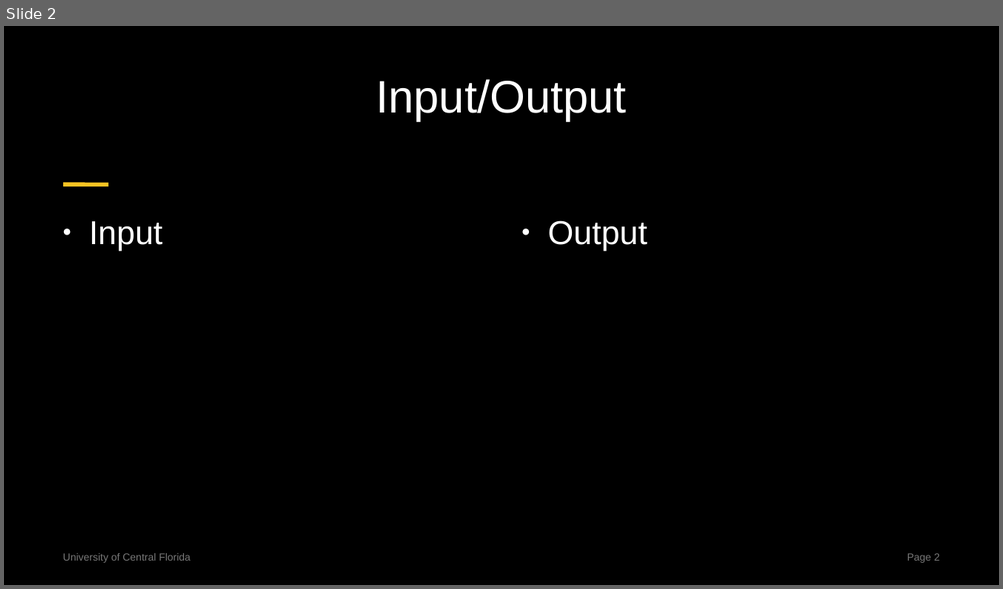
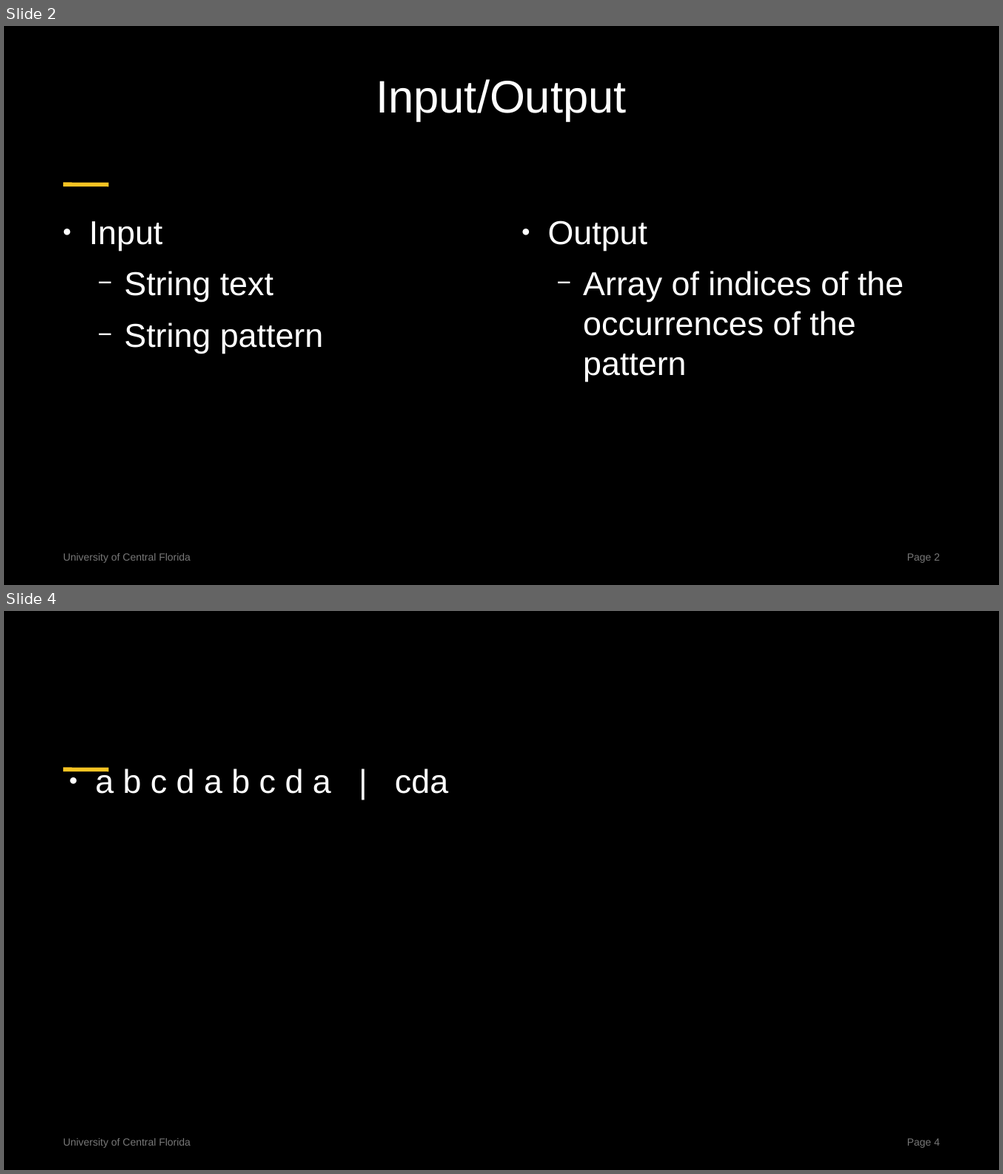
Before and after one commit to centuryhopper/Fall2022CourseContents, a slide deck: CAP6515/paper_presentation_files/rabin-karp-presentation.pptx. Shown one above the other, each under a label of ours: slide 2 before the commit, slides 2 and 4 after it; the slides between them are not shown. The pictures are 1003x589 and 1003x1174 pixels, drawn with LibreOffice and Linux fonts; fonts in the diff are those of the drawing. Boxes give left, top, right and bottom in pixels: in the first picture for what was removed or moved away, otherwise in the second. Text is boxed around its words. In the diff, an @@ line names an element or a change of style, - is before the commit and + after.

```diff
--- a/CAP6515/paper_presentation_files/rabin-karp-presentation.pptx
+++ b/CAP6515/paper_presentation_files/rabin-karp-presentation.pptx
@@ slide 4 added at (4, 611, 999, 1170), background #000000; not listed: 3 template elements that a slide beside it also shows @@
@@ text added at (95, 767, 448, 794), 32 pt, text #FFFFFF @@
+● a b c d a b c d a | cda
@@ slide 2 changed as well @@
@@ text at (124, 271, 323, 354): paragraphs added @@
+  − String text
+  − String pattern
@@ text at (583, 271, 903, 382): paragraph added @@
+  − Array of indices of the occurrences of the pattern
```
Also in this commit, not shown: 1 other slide added, 1 slide removed, 5 other files.
